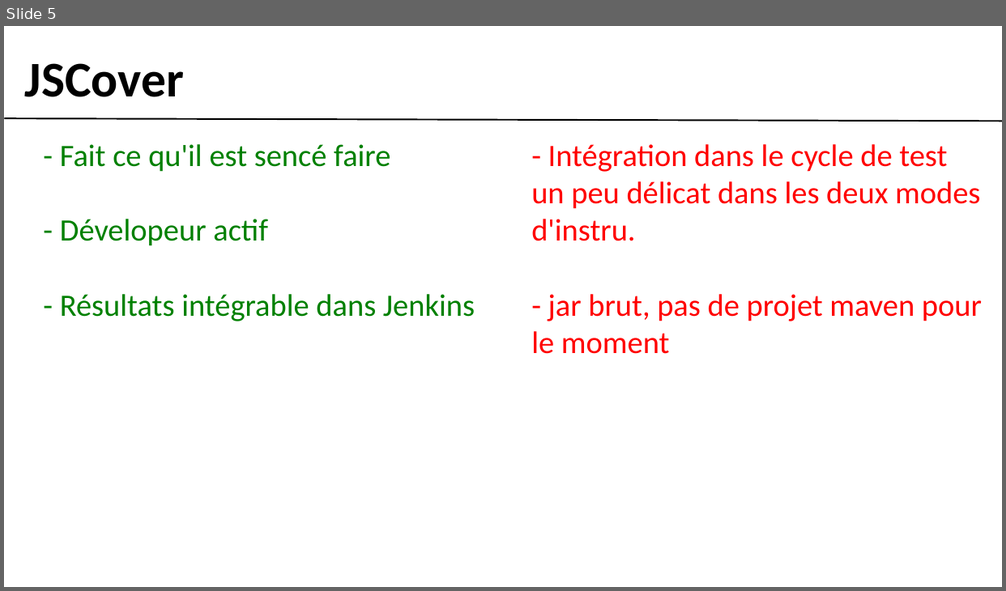
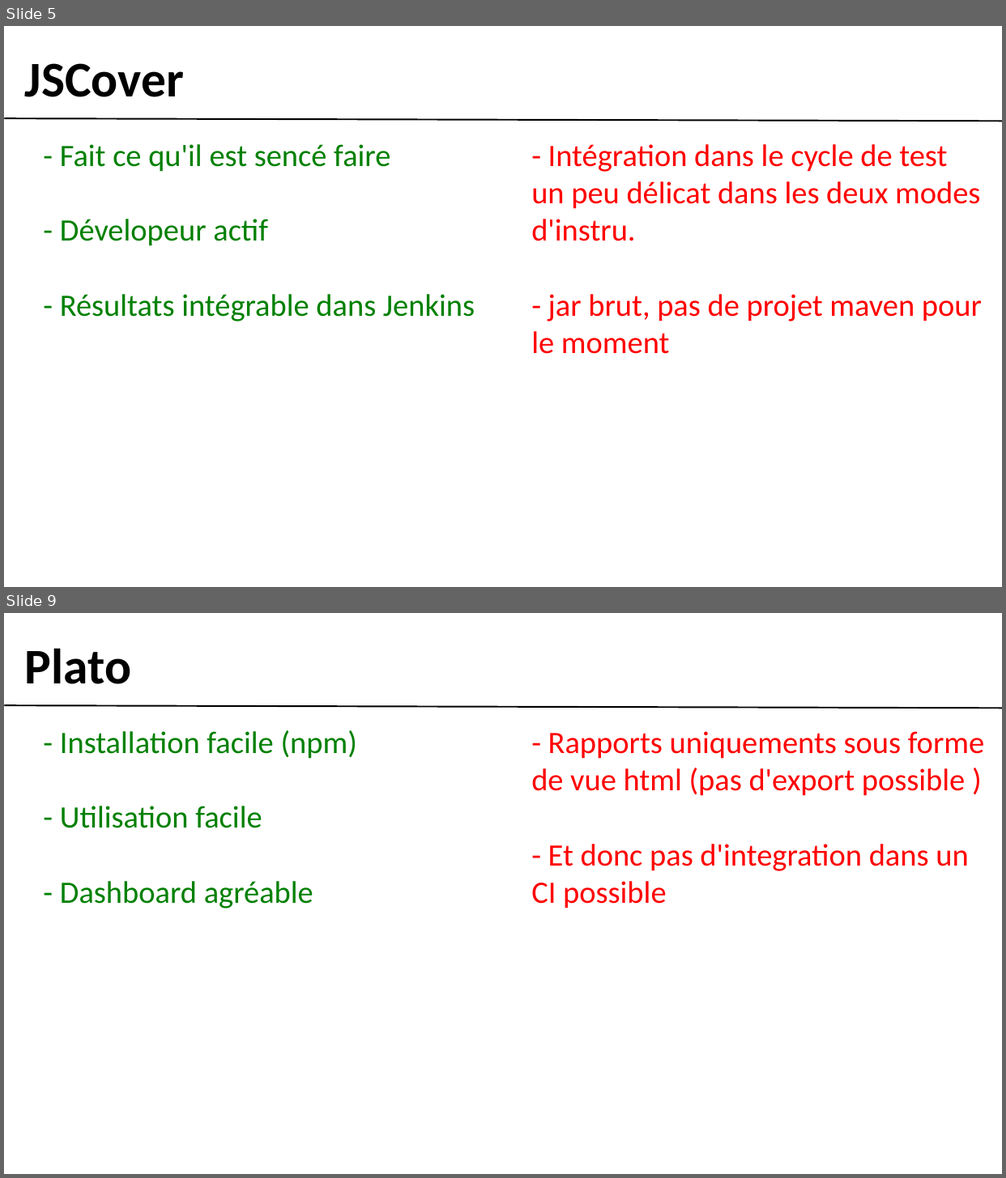
Before and after one commit to gobengo/devoxx-panorama-js-testing, a slide deck: doc/coverage_part.ppt. Shown one above the other, each under a label of ours: slide 5 before the commit, slides 5 and 9 after it; the slides between them are not shown. The pictures are 1006x591 and 1006x1178 pixels, drawn with LibreOffice and Linux fonts; fonts in the diff are those of the drawing; background and template pictures are left out. Boxes give left, top, right and bottom in pixels: in the first picture for what was removed or moved away, otherwise in the second. Text is boxed around its words. In the diff, an @@ line names an element or a change of style, - is before the commit and + after.

Commit message:
coverage part : plato +- done

```diff
--- a/doc/coverage_part.ppt
+++ b/doc/coverage_part.ppt
@@ slide 9 added at (4, 613, 1002, 1174), background #FFFFFF; not listed: 1 template element that a slide beside it also shows @@
@@ text added at (25, 648, 131, 684), 64 pt, text #000000, bold @@
+Plato
@@ text added at (60, 730, 357, 909), 40 pt, text #008000 @@
+- Installation facile (npm)
+- Utilisation facile
+- Dashboard agréable
@@ text added at (531, 731, 984, 909), 40 pt, text #FF0000 @@
+- Rapports uniquements sous forme de vue html (pas d'export possible )
+- Et donc pas d'integration dans un CI possible
```
Also in this commit, not shown: 1 slide changed, 2 other slides added, 1 slide removed, 4 other files.
